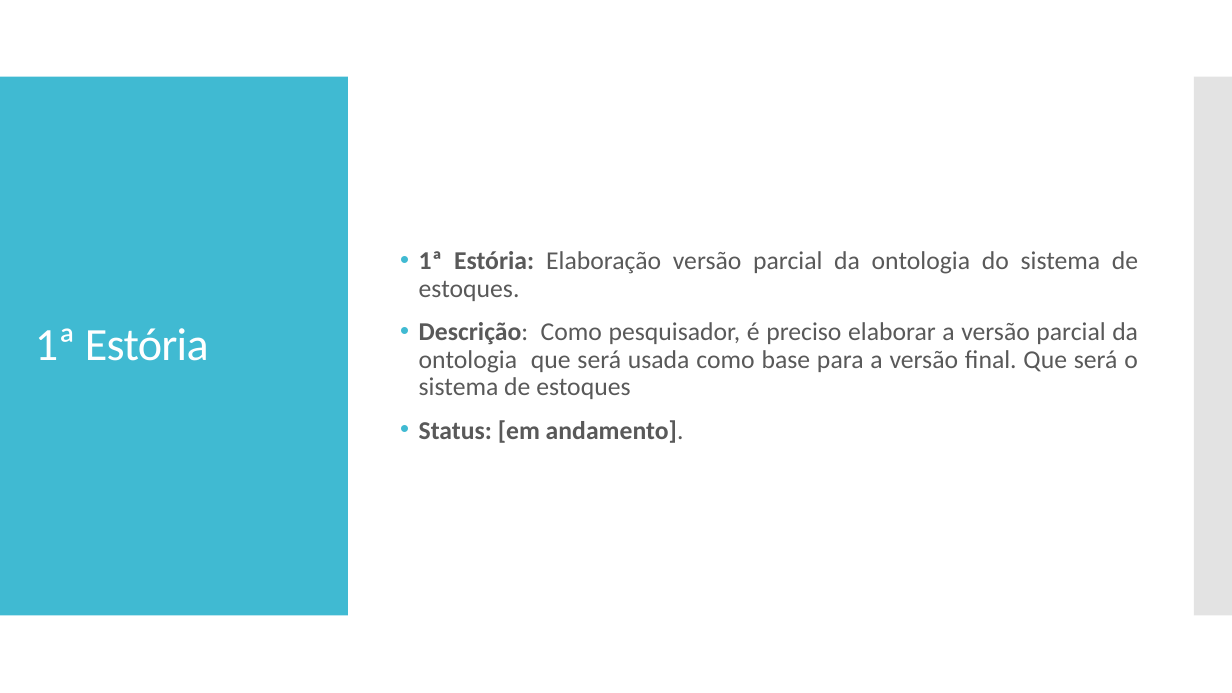
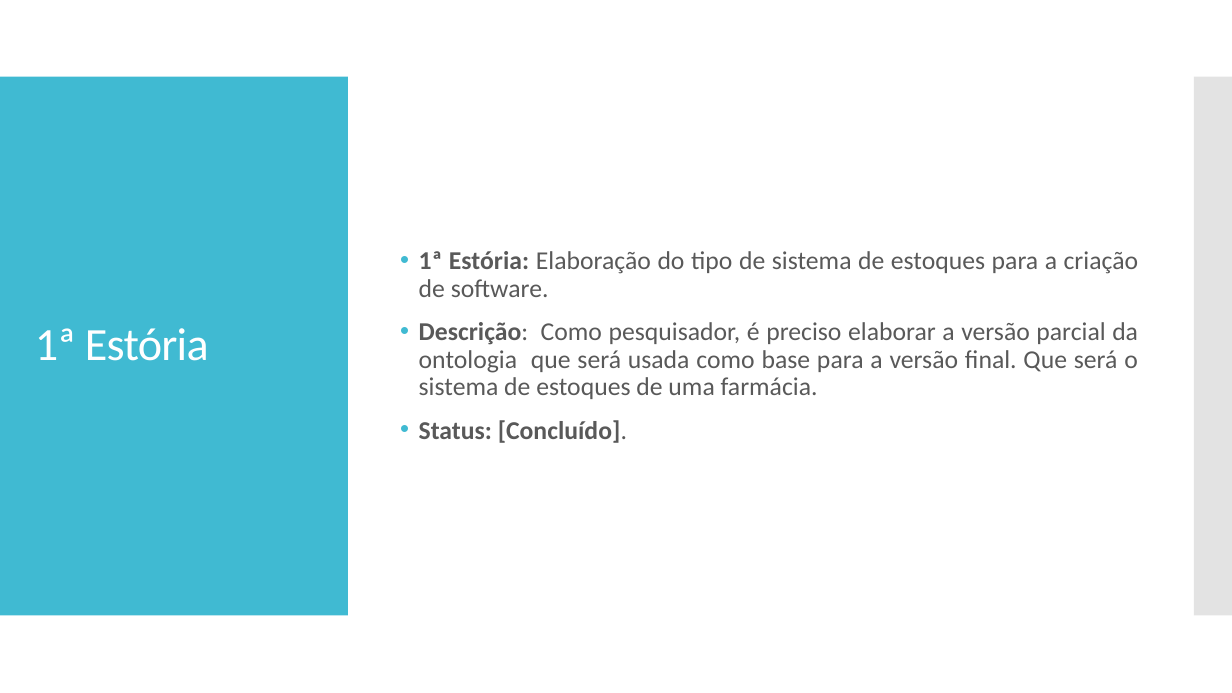
Before and after one commit to AlexandroGonSan/Projeto_final_POO_2018.2, a slide deck: slide 3 of Sprints/Sprint_001 da equipe.pptx. Drawn at 1232x693 pixels with LibreOffice and Linux fonts; fonts in the diff are those of the drawing. Boxes give left, top, right and bottom in pixels: in the first picture for what was removed or moved away, otherwise in the second. Text is boxed around its words. In the diff, an @@ line names an element or a change of style, - is before the commit and + after.

Commit message:
Estória 1
Adicionado a primeira estória do sprint

```diff
--- a/Sprints/Sprint_001 da equipe.pptx
+++ b/Sprints/Sprint_001 da equipe.pptx
@@ text at bbox=[419, 251, 1139, 443]: text changed @@
-• 1ª Estória: Elaboração versão parcial da ontologia do sistema de estoques.
-• Descrição: Como pesquisador, é preciso elaborar a versão parcial da ontologia que será usada como base para a versão final. Que será o sistema de estoques
-• Status: [em andamento].
+• 1ª Estória: Elaboração do tipo de sistema de estoques para a criação de software.
+• Descrição: Como pesquisador, é preciso elaborar a versão parcial da ontologia que será usada como base para a versão final. Que será o sistema de estoques de uma farmácia.
+• Status: [Concluído].
```
